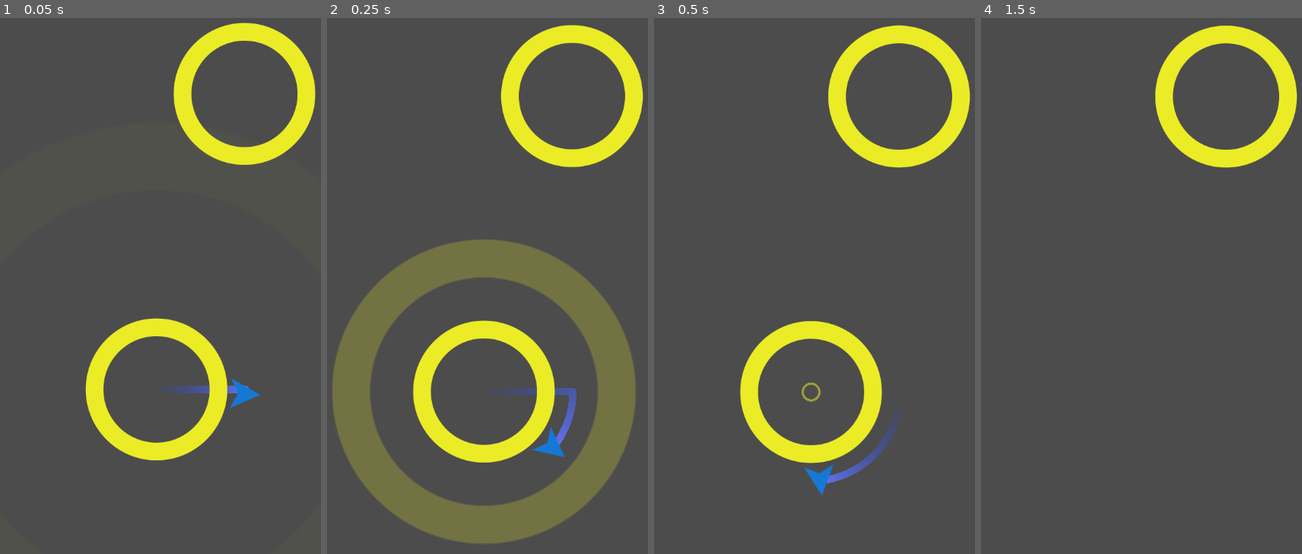
Above: before the commit, frames 1-4 (left to right).
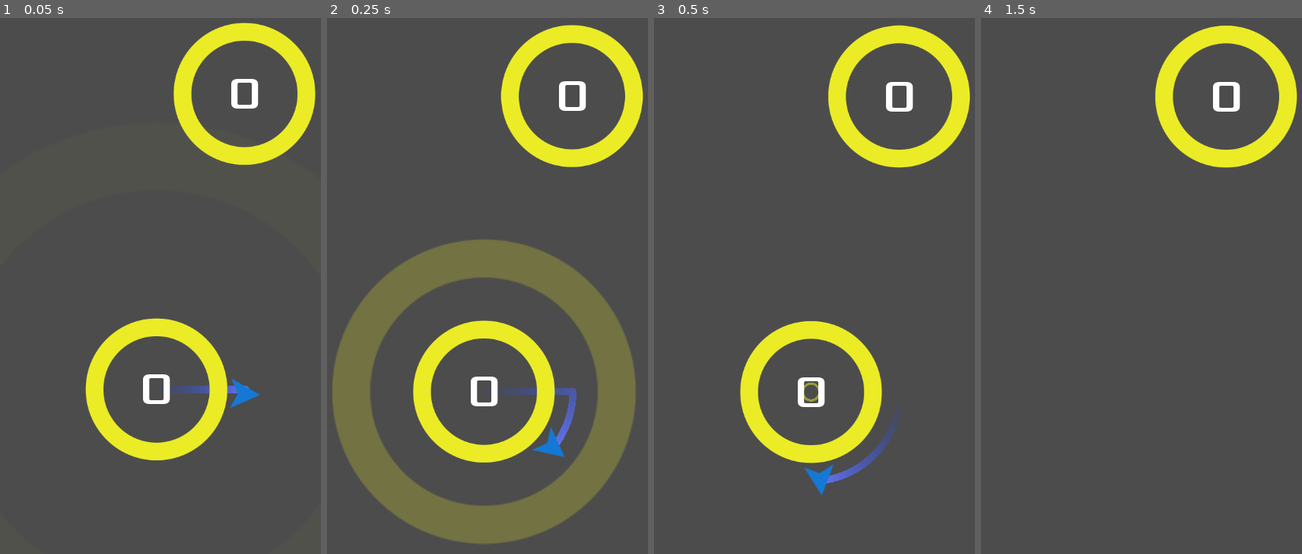
Above: after the commit, the same moments.

Repository: iengu/Circle-Jump
Game: Godot game, scene res://Main.tscn
The game is run twice, just before and just after one commit, with the same random seed, the same clock (stepped at 60 frames per second) and the same inputs.
Inputs (mouse positions are in pixels of both pictures, inside the frame that each line leads up to):
- Up to frame 1 (0.05 s): no input
- Up to frame 2 (0.25 s): no input
- Up to frame 3 (0.5 s): no input
- Up to frame 4 (1.5 s): move the mouse to (1212, 221) at 0.52 s; click (1212, 221) at 0.67 s; move the mouse to (1067, 280) at 1.27 s; click (1067, 280) at 1.42 s

The runs differ from the first frame. In frame 1, 0.6% of the frame differs, in the area x 44-81%, y 11-73%; in frame 2, 0.6%; in frame 3, 0.6%; in frame 4, 0.3%.

Commit message:
Lesson 03 files...

Diff:
--- a/Main.gd
+++ b/Main.gd
@@ -28,5 +28,5 @@
 
 func _on_Jumper_captured(object):
 	$Camera2D.position = object.position
-	object.capture()
+	object.capture(player)
 	call_deferred("spawn_circle")
--- a/objects/Circle.gd
+++ b/objects/Circle.gd
@@ -1,12 +1,22 @@
 extends Area2D
 
 onready var orbit_position = $Pivot/OrbitPosition
+
+enum MODES {STATIC, LIMITED}
 var radius = 100
 var rotation_speed = PI
+var mode = MODES.STATIC
+var num_orbits
+var current_orbits = 0
+var orbits_start = null
+
+var jumper = null
 
 
 
-func init(_position, _radius = radius):
+
+func init(_position, _radius = radius, _mode = MODES.LIMITED):
+	set_mode(_mode)
 	position = _position
 	radius = _radius
 	$CollisionShape2D.shape = $CollisionShape2D.shape.duplicate()
@@ -16,6 +26,15 @@
 	orbit_position.position.x = radius + 25
 	rotation_speed *= pow(-1, randi() % 2)
 
+func set_mode(_mode):
+	mode = _mode
+	match mode:
+		MODES.STATIC:
+			$Label.hide()
+		MODES.LIMITED:
+			$Label.text = str(current_orbits)
+			$Label.show()
+
 func _process(delta):
 	$Pivot.rotation += rotation_speed * delta
 
@@ -24,5 +43,8 @@
 	yield($AnimationPlayer, "animation_finished")
 	queue_free()
 
-func capture():
+func capture(target):
+	jumper = target
 	$AnimationPlayer.play("Capture")
+	$Pivot.rotation = (jumper.position - position).angle()
+	orbits_start = $Pivot.rotation
--- a/objects/Circle.tscn
+++ b/objects/Circle.tscn
@@ -1,8 +1,9 @@
-[gd_scene load_steps=8 format=2]
+[gd_scene load_steps=10 format=2]
 
 [ext_resource path="res://assets/images/circle1_n.png" type="Texture" id=1]
 [ext_resource path="res://objects/color.shader" type="Shader" id=2]
 [ext_resource path="res://objects/Circle.gd" type="Script" id=3]
+[ext_resource path="res://assets/fonts/Xolonium-Regular.ttf" type="DynamicFontData" id=4]
 
 [sub_resource type="ShaderMaterial" id=1]
 shader = ExtResource( 2 )
@@ -80,6 +81,10 @@
 "values": [ Color( 1, 1, 1, 1 ), Color( 1, 1, 1, 0 ) ]
 }
 
+[sub_resource type="DynamicFont" id=5]
+size = 64
+font_data = ExtResource( 4 )
+
 [node name="Circle" type="Area2D"]
 script = ExtResource( 3 )
 
@@ -105,3 +110,20 @@
 [node name="AnimationPlayer" type="AnimationPlayer" parent="."]
 anims/Capture = SubResource( 4 )
 anims/implode = SubResource( 3 )
+
+[node name="Label" type="Label" parent="."]
+anchor_left = 0.5
+anchor_top = 0.5
+anchor_right = 0.5
+anchor_bottom = 0.5
+margin_left = -22.5
+margin_top = -39.0
+margin_right = 22.5
+margin_bottom = 39.0
+custom_fonts/font = SubResource( 5 )
+text = "1"
+align = 1
+valign = 1
+__meta__ = {
+"_edit_use_anchors_": false
+}
--- a/objects/Jumper.gd
+++ b/objects/Jumper.gd
@@ -20,7 +20,7 @@
 # 区域进入信号
 func _on_Jumper_area_entered(area):
 	target = area
-	target.get_node("Pivot").rotation = (position - target.position).angle()
+
 	velocity = Vector2.ZERO
 	emit_signal("captured", area)
 
